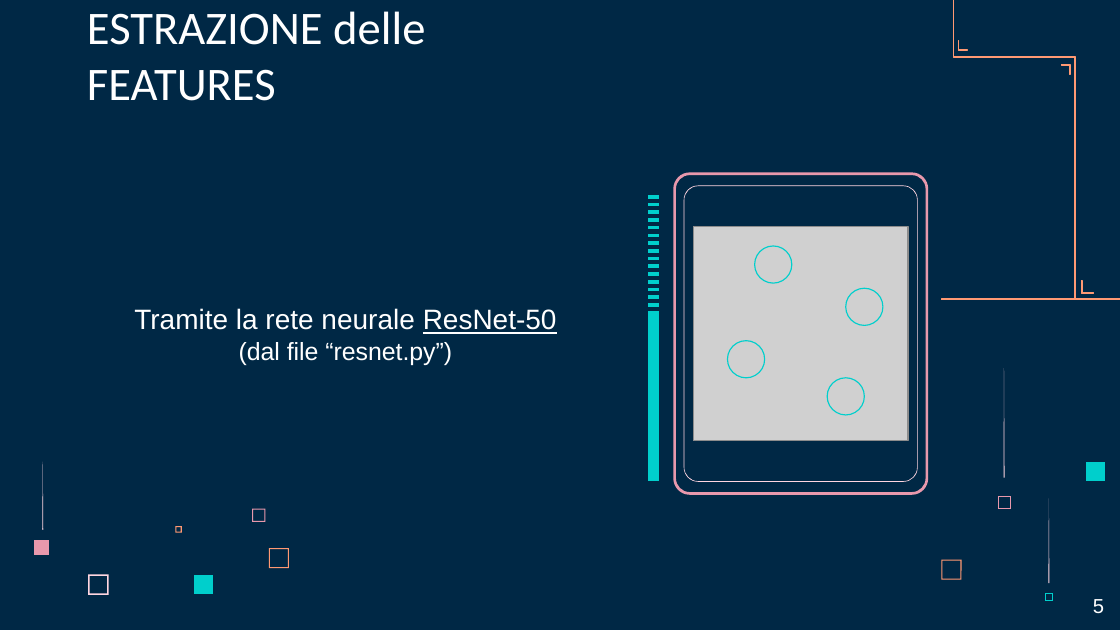
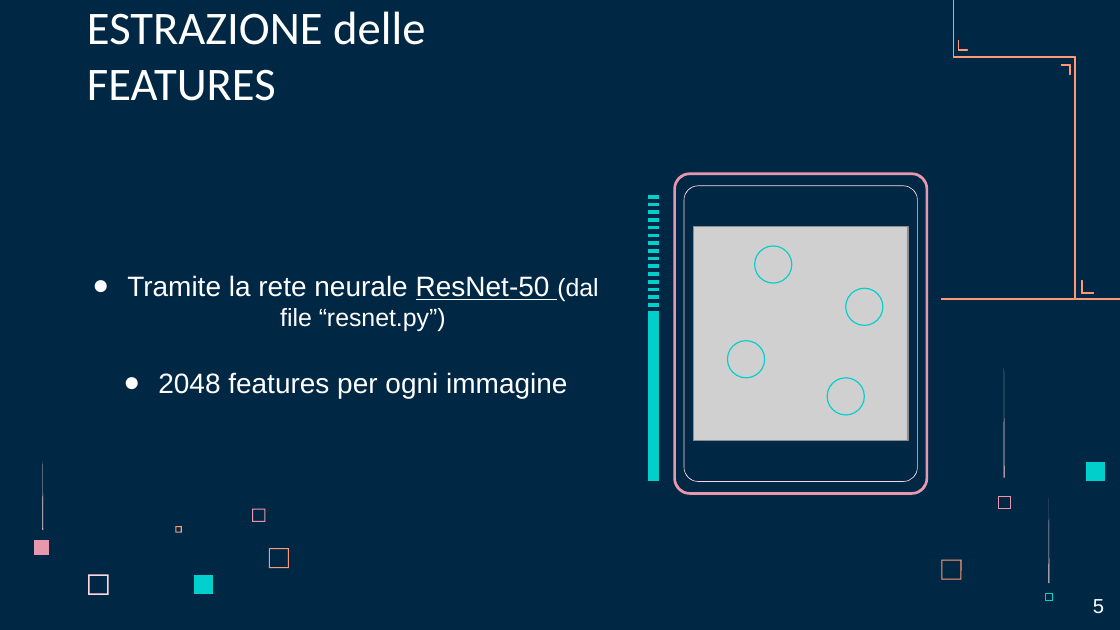
Before and after one commit to alessiabodini/FoodRecognition, a slide deck: slide 5 of Food Recognition.pptx. Drawn at 1120x630 pixels with LibreOffice and Linux fonts; fonts in the diff are those of the drawing; grey boxes stand for pictures. Boxes give left, top, right and bottom in pixels: in the first picture for what was removed or moved away, otherwise in the second. Text is boxed around its words. In the diff, an @@ line names an element or a change of style, - is before the commit and + after.

```diff
--- a/Food Recognition.pptx
+++ b/Food Recognition.pptx
@@ text at [127,275,598,398]: text changed @@
-Tramite la rete neurale ResNet-50
-(dal file “resnet.py”)
+● Tramite la rete neurale ResNet-50 (dal file “resnet.py”)
+● 2048 features per ogni immagine
```
Also in this commit, not shown: 2 other slides changed, 1 other file.
